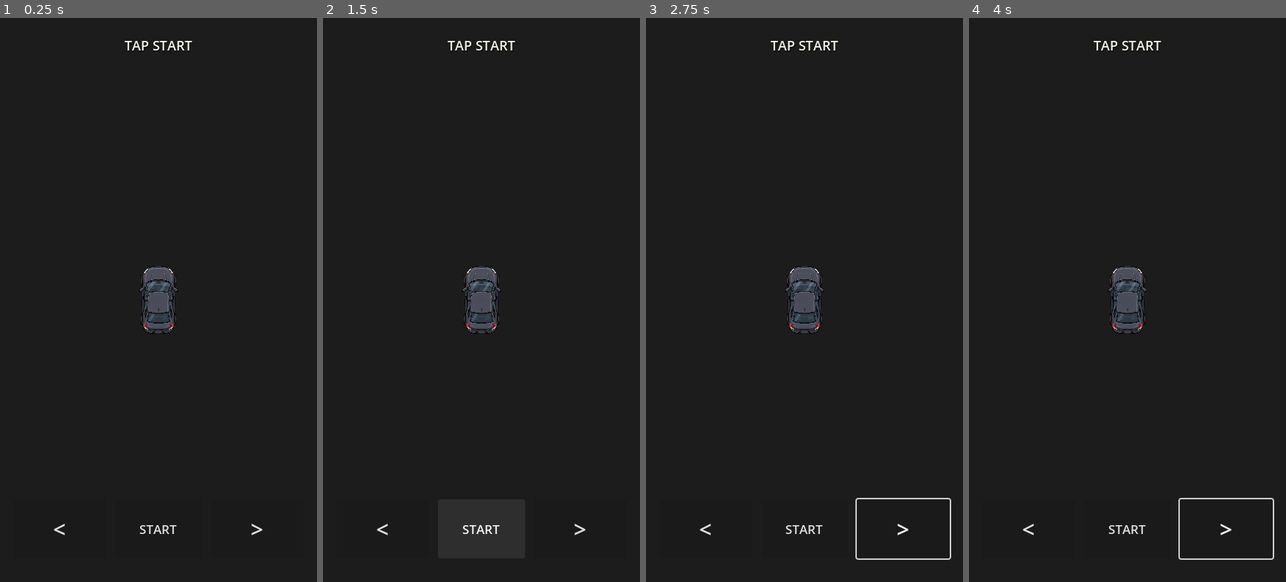
Above: before the commit, frames 1-4 (left to right).
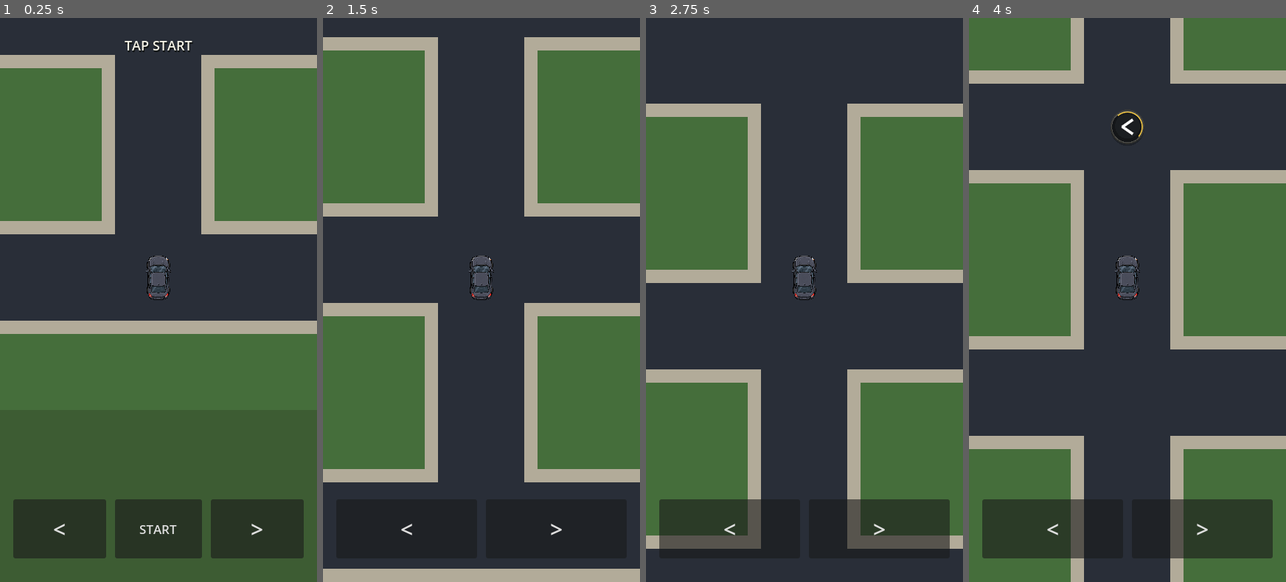
Above: after the commit, the same moments.

Repository: patrickcallahancomedy/comedian
Game: Godot game, scene res://scenes/drive/drive_module.tscn
Same seed, same stepped clock (60 frames per second), same inputs: the game is played once before the commit and once after it.
Inputs (mouse positions are in pixels of both pictures, inside the frame that each line leads up to):
- Up to frame 1 (0.25 s): no input
- Up to frame 2 (1.5 s): click "START" at 0.5 s; click (481, 531) at 1.25 s, where only the run before the commit has a clickable "START"
- Up to frame 3 (2.75 s): tap Enter (ui_accept) at 2, 2.27 s; move the mouse to (874, 271) at 2.02 s; hold Right from 2.03 s (still down); tap Space at 2.1 s; click (874, 271) at 2.17 s
- Up to frame 4 (4 s): release Right at 2.75 s; tap Enter (ui_accept) at 2.75, 3.5 s; drag from (1064, 328) to (1111, 412) at 2.77 s; move the mouse to (1159, 175) at 3.52 s; hold Right from 3.53 s (still down); tap Space at 3.6 s

The runs differ from the first frame. In frame 1, 99% of the frame differs, in the area x 0-100%, y 0-100%; in frame 2, 90%; in frame 3, 96%; in frame 4, 97%.
Error before the commit: Parse Error: Cannot infer the type of "neighbor" variable because the value doesn't have a set type. (res://scripts/drive/drive_grid_controller.gd:601)

Commit message:
Fix typed city connection parsing

Diff:
--- a/godot/scripts/drive/drive_grid_controller.gd
+++ b/godot/scripts/drive/drive_grid_controller.gd
@@ -592,13 +592,14 @@
 
 func _city_connections(cell: Vector2i) -> Array[Vector2i]:
 	var connections: Array[Vector2i] = []
-	for direction in [
+	var directions: Array[Vector2i] = [
 		Vector2i.UP,
 		Vector2i.RIGHT,
 		Vector2i.DOWN,
 		Vector2i.LEFT,
-	]:
-		var neighbor := cell + direction
+	]
+	for direction in directions:
+		var neighbor: Vector2i = cell + direction
 		if _cell_inside(neighbor, MAP.CITY_SIZE):
 			connections.append(direction)
 
